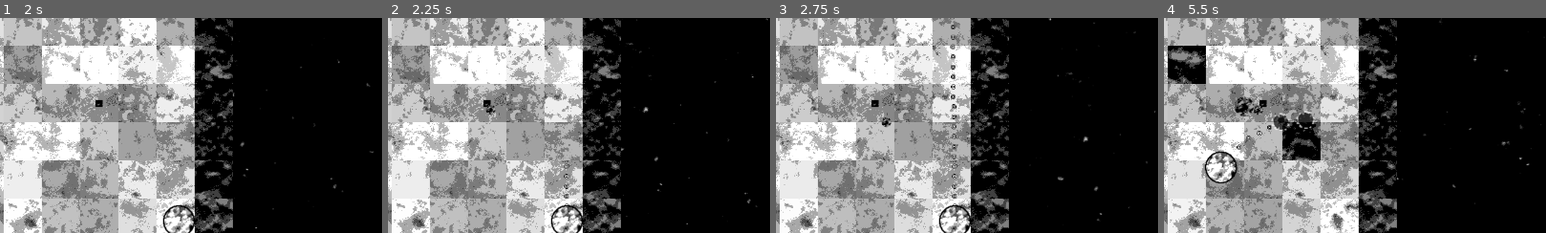
Above: before the commit, frames 1-4 (left to right).
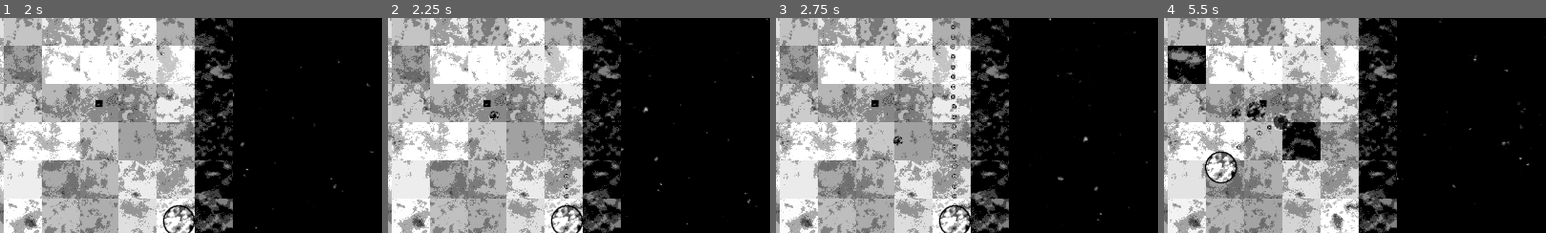
Above: after the commit, the same moments.

Repository: Indivicivet/ludumdare54
Game: Godot game, scene res://ludumdare54.tscn
Same seed, same stepped clock (60 frames per second), same inputs: the game is played once before the commit and once after it.
Inputs (mouse positions are % of the whole screen's width and height, from its top left):
- Up to frame 1 (2 s): move the mouse to (72, 45) at 0.52 s; press the mouse at (72, 45) at 0.53 s; hold Right (right) 0.53-1.28 s; move the mouse to (30, 55) at 1.27 s; release the mouse at (30, 55) at 1.28 s; hold Down (down) from 1.28 s (still down); click (30, 55) at 1.35 s
- Up to frame 2 (2.25 s): move the mouse to (60, 28) at 2.02 s; release Down (down) at 2.03 s; press the mouse at (60, 28) at 2.03 s; hold Right (right) from 2.03 s (still down)
- Up to frame 3 (2.75 s): keep holding Right (right)
- Up to frame 4 (5.5 s): move the mouse to (45, 70) at 2.77 s; release Right (right) at 2.78 s; release the mouse at (45, 70) at 2.78 s; hold Up (up) 2.78-3.53 s; click (45, 70) at 2.85 s; move the mouse to (80, 65) at 3.52 s; press the mouse at (80, 65) at 3.53 s; hold Left (left) 3.53-5.03 s; move the mouse to (20, 35) at 4.27 s; release the mouse at (20, 35) at 4.28 s; click (20, 35) at 4.35 s; move the mouse to (55, 50) at 5.02 s; press the mouse at (55, 50) at 5.03 s; hold Down (down) from 5.03 s (still down)
The pictures show only the part of the screen within x 37-87%, y 26-76%; the shares and areas given below are measured in that part.

Frame 1 is identical in both runs. In frame 2, 0.1% of the frame differs, in the area x 25-29%, y 40-48%; in frame 3, 0.2%; in frame 4, 0.8%, in the area x 17-40%, y 36-52%.

Commit message:
fix enemy type 1 having the wrong script

Diff:
--- a/enemy_type_1.tscn
+++ b/enemy_type_1.tscn
@@ -1,6 +1,6 @@
 [gd_scene load_steps=4 format=3 uid="uid://c4i8t3vyd1rqu"]
 
-[ext_resource type="Script" path="res://scripts/enemy_type2.gd" id="1_p38ov"]
+[ext_resource type="Script" path="res://scripts/enemy_type1.gd" id="1_j1ev6"]
 [ext_resource type="Texture2D" uid="uid://cogv48465fwes" path="res://graphics/enemy_0001__P2000287.png" id="2_3i2f1"]
 
 [sub_resource type="CircleShape2D" id="CircleShape2D_n466h"]
@@ -8,7 +8,7 @@
 
 [node name="enemy_type1" type="CharacterBody2D"]
 position = Vector2(746, 245)
-script = ExtResource("1_p38ov")
+script = ExtResource("1_j1ev6")
 
 [node name="Sprite2D" type="Sprite2D" parent="."]
 modulate = Color(0.501961, 0.501961, 0.501961, 1)
